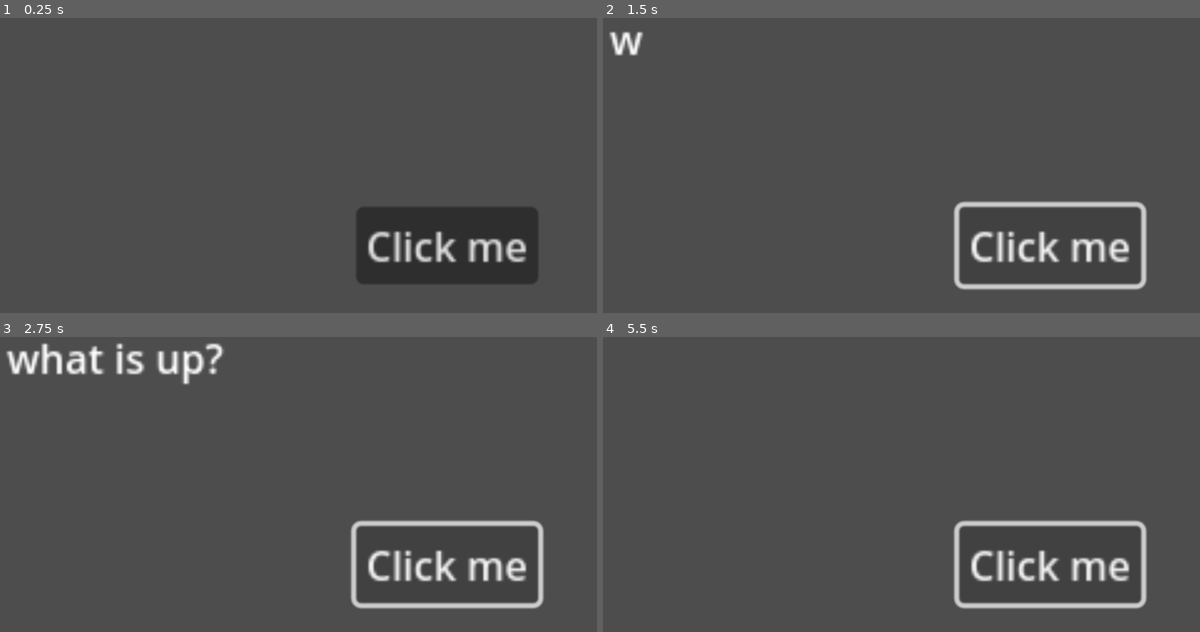
Above: before the commit, frames 1-4 (two rows, left to right).
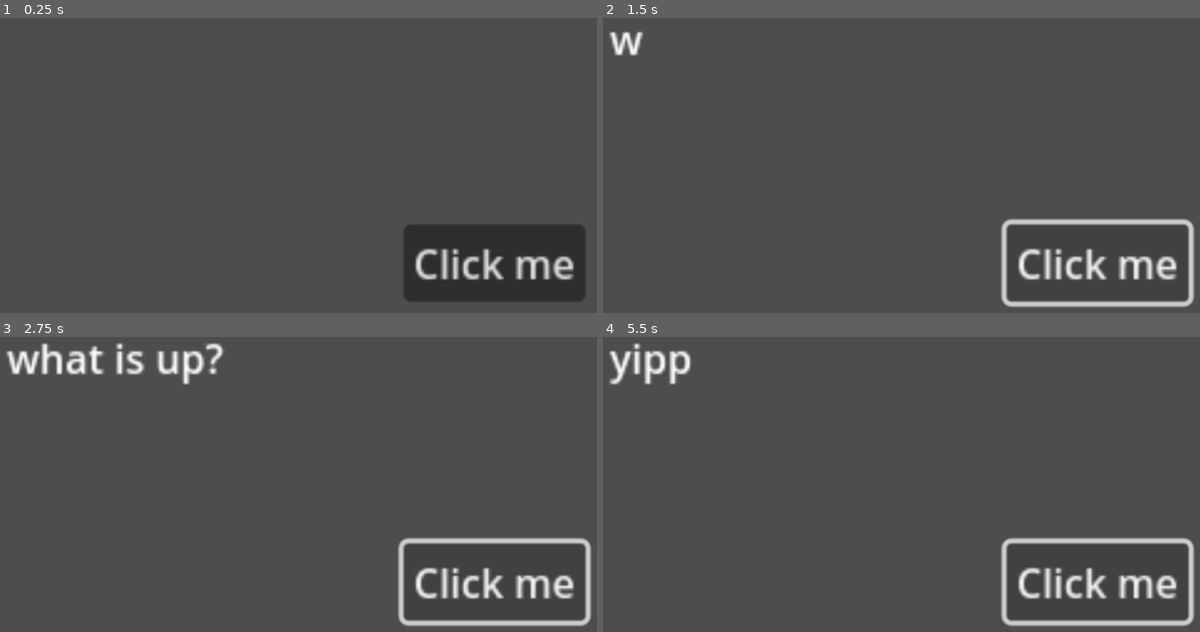
Above: after the commit, the same moments.

Repository: DominiqueDomo/Project-Domzoke
Game: Godot game, scene res://main.tscn
Same seed, same stepped clock (60 frames per second), same inputs: the game is played once before the commit and once after it.
Inputs:
- Up to frame 1 (0.25 s): no input
- Up to frame 2 (1.5 s): click "Click me" at 0.5 s; click "Click me" at 1.25 s
- Up to frame 3 (2.75 s): click "Click me" at 2 s
- Up to frame 4 (5.5 s): tap Enter at 2.75 s; tap Space at 5 s

The runs differ from the first frame. In frame 1, 8.0% of the frame differs, in the area x 59-99%, y 64-97%; in frame 2, 6.2%; in frame 3, 6.2%; in frame 4, 7.1%.

Commit message:
fifth commit
just showcasing and cleaning up some stuff I suppose

Diff:
--- a/button.gd
+++ b/button.gd
@@ -11,9 +11,9 @@
 func _on_button_pressed() -> void:
 	if Global.gatekeeping == false:
 		Global.display_label_text.emit()
-	else:
-		print("woop")
+	#else:
+		#print("woop")
 
 # Called every frame. 'delta' is the elapsed time since the previous frame.
-func _process(delta: float) -> void:
+func _process(_delta: float) -> void:
 	pass
--- a/dialogue.gd
+++ b/dialogue.gd
@@ -27,8 +27,8 @@
 		Global.gatekeeping = false
 	else:
 		Global.text_array = []
-		print(Global.text_array.size())
-	print(Global.gatekeeping)
+
+	#print(Global.gatekeeping)
 
 
 # Called every frame. 'delta' is the elapsed time since the previous frame.
--- a/dialogue.tscn
+++ b/dialogue.tscn
@@ -10,5 +10,6 @@
 script = ExtResource("1_oa6iu")
 
 [node name="Dialogue" type="Label" parent="."]
+layout_mode = 0
 offset_right = 40.0
 offset_bottom = 23.0
--- a/global.gd
+++ b/global.gd
@@ -1,6 +1,5 @@
 extends Node
 
-#var text_array = ["hello", "what is up?", "woop woop wa wa"]
 var text_array = []
 
 var gatekeeping = false
--- a/main.gd
+++ b/main.gd
@@ -3,14 +3,14 @@
 
 # Called when the node enters the scene tree for the first time.
 func _ready() -> void:
-	var array = ["hello", "what is up?", "woop woop wa wa"]
+	var array = ["hello", "what is up?", "woop woop wa wa", "yippie"]
 
 	for i in range(array.size()):
 		Global.text_array.push_back(array[i])
-		print(i)
-		print(Global.text_array[i])
+		#print(i)
+		#print(Global.text_array[i])
 
 
 # Called every frame. 'delta' is the elapsed time since the previous frame.
-func _process(delta: float) -> void:
+func _process(_delta: float) -> void:
 	pass
--- a/main.tscn
+++ b/main.tscn
@@ -11,10 +11,10 @@
 position = Vector2(112, 64)
 zoom = Vector2(4, 4)
 
+[node name="DialogueReader" parent="." instance=ExtResource("2_me0ay")]
+
 [node name="Button" parent="." instance=ExtResource("1_vmceb")]
-offset_left = 140.0
-offset_top = 79.0
-offset_right = 178.0
-offset_bottom = 101.0
-
-[node name="DialogueReader" parent="." instance=ExtResource("2_me0ay")]
+offset_left = 159.0
+offset_top = 86.0
+offset_right = 159.0
+offset_bottom = 86.0
